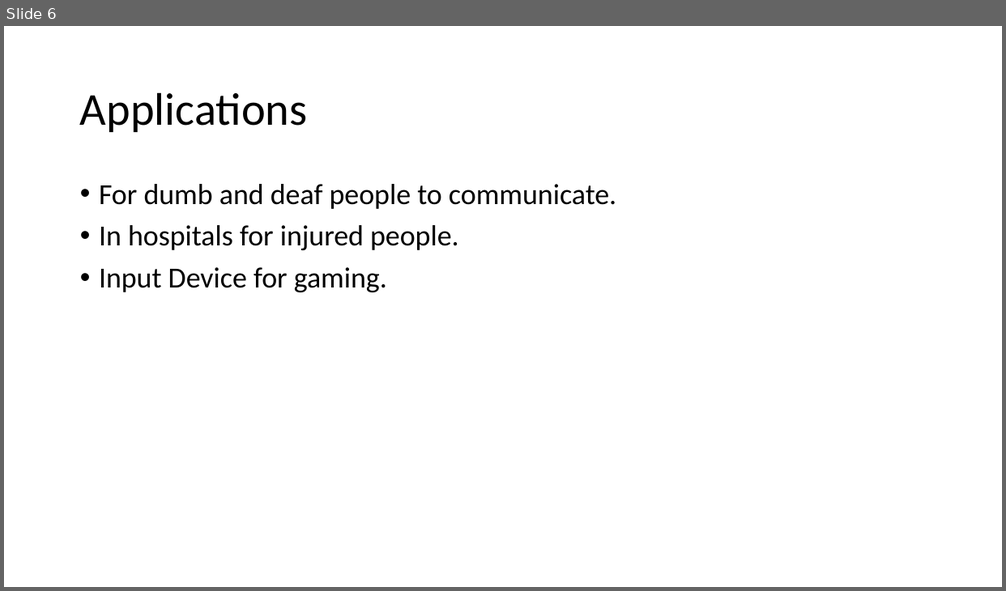
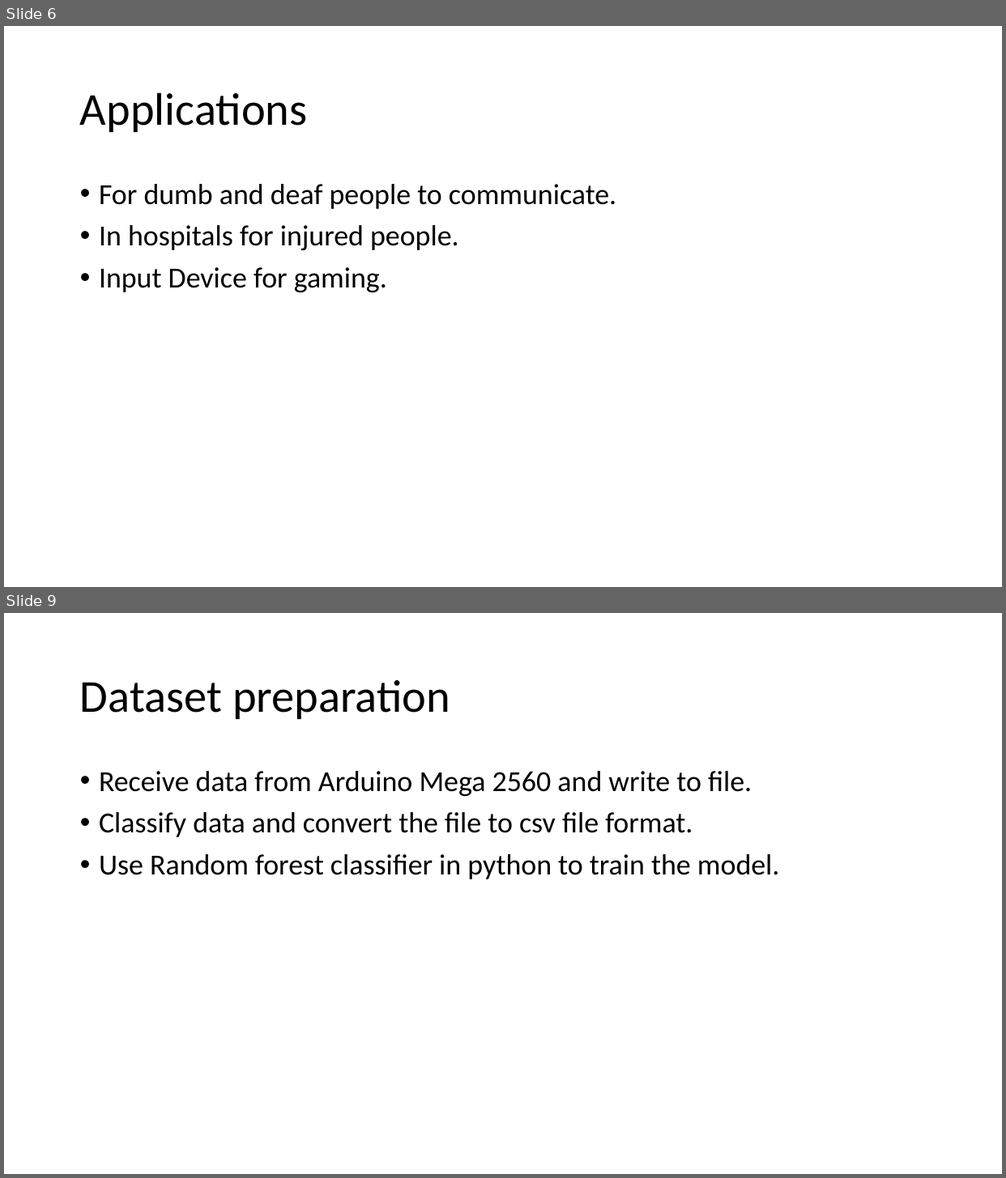
Before and after one commit to BipinGodar/ProjectReport, a slide deck: Smart Gloves using Flex Sensor.pptx. Shown one above the other, each under a label of ours: slide 6 before the commit, slides 6 and 9 after it; the slides between them are not shown. The pictures are 1006x591 and 1006x1178 pixels, drawn with LibreOffice and Linux fonts; fonts in the diff are those of the drawing. Boxes give left, top, right and bottom in pixels: in the first picture for what was removed or moved away, otherwise in the second. Text is boxed around its words. In the diff, an @@ line names an element or a change of style, - is before the commit and + after.

Commit message:
Presentation Complete

```diff
--- a/Smart Gloves using Flex Sensor.pptx
+++ b/Smart Gloves using Flex Sensor.pptx
@@ slide 9 added at (4,613,1002,1174), background #FFFFFF @@
@@ title added at (80,680,450,719), 44 pt, text #000000 @@
+Dataset preparation
@@ text added at (99,771,780,879), 28 pt, text #000000 @@
+• Receive data from Arduino Mega 2560 and write to file.
+• Classify data and convert the file to csv file format.
+• Use Random forest classifier in python to train the model.
```
Also in this commit, not shown: 10 other slides added, 1 slide removed, 2 other files.
